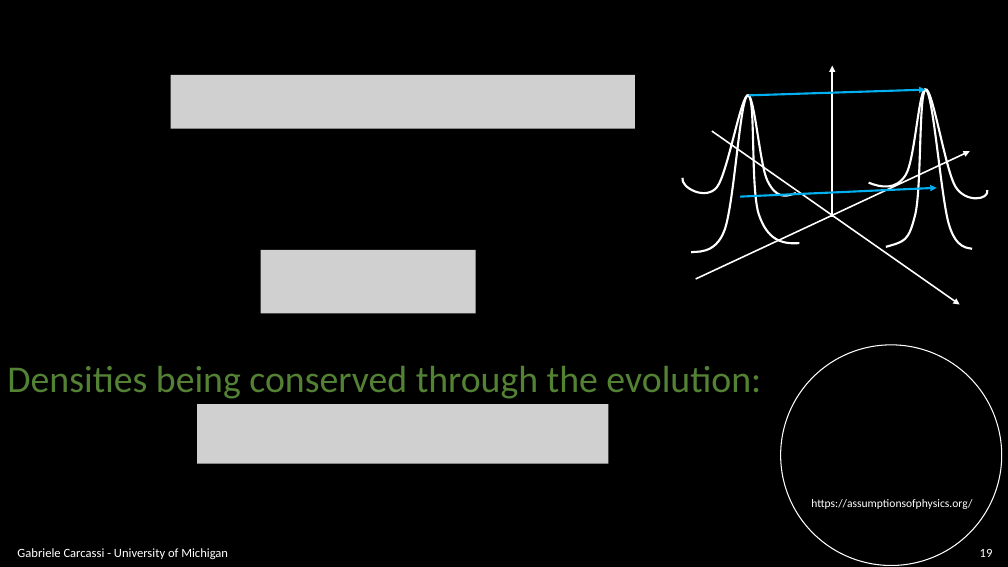
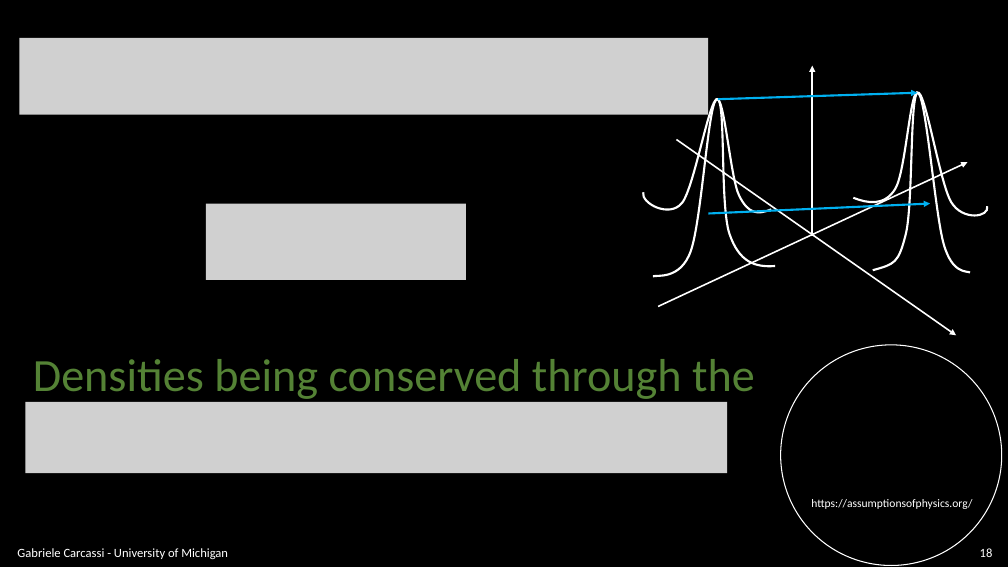
Before and after one commit to assumptionsofphysics/slides, a slide deck: slide 18 of BookCompanions-v2/RP-Class-3.pptx (slide 19 before the commit). Drawn at 1008x567 pixels with LibreOffice and Linux fonts; fonts in the diff are those of the drawing; grey boxes stand for pictures; background and template pictures are left out. Boxes give left, top, right and bottom in pixels: in the first picture for what was removed or moved away, otherwise in the second. Text is boxed around its words. In the diff, an @@ line names an element or a change of style, - is before the commit and + after.

```diff
--- a/BookCompanions-v2/RP-Class-3.pptx
+++ b/BookCompanions-v2/RP-Class-3.pptx
@@ picture: place and size @@
-picture at box(171, 75, 635, 129)
+picture at box(20, 38, 709, 115)
@@ arrow moved from (833, 217) - (833, 66) to (812, 237) - (812, 66) @@
@@ freeform shape: place and size @@
-freeform shape at box(683, 95, 800, 243)
+freeform shape at box(644, 99, 776, 266)
@@ freeform shape: place and size @@
-freeform shape at box(691, 95, 796, 253)
+freeform shape at box(653, 99, 771, 276)
@@ arrow moved from (749, 95) - (926, 90) to (718, 99) - (918, 93) @@
@@ freeform shape: place and size @@
-freeform shape at box(869, 89, 972, 249)
+freeform shape at box(854, 92, 970, 272)
@@ freeform shape: place and size @@
-freeform shape at box(886, 89, 988, 247)
+freeform shape at box(873, 92, 988, 270)
@@ arrow moved from (712, 131) - (960, 305) to (677, 140) - (957, 336) @@
@@ arrow moved from (696, 279) - (970, 151) to (659, 306) - (968, 163) @@
@@ picture: place and size @@
-picture at box(261, 250, 476, 313)
+picture at box(206, 203, 466, 280)
@@ arrow moved from (740, 197) - (937, 188) to (709, 213) - (930, 203) @@
@@ text at box(33, 359, 755, 403): text changed; size 36 to 44 pt @@
-Densities being conserved through the evolution:
+Densities being conserved through the
@@ picture: place and size @@
-picture at box(197, 405, 609, 464)
+picture at box(26, 402, 727, 473)
@@ page number at box(980, 548, 993, 557): text changed @@
-19
+18
```
Also in this commit, not shown: 25 other slides changed, 4 slides added.
